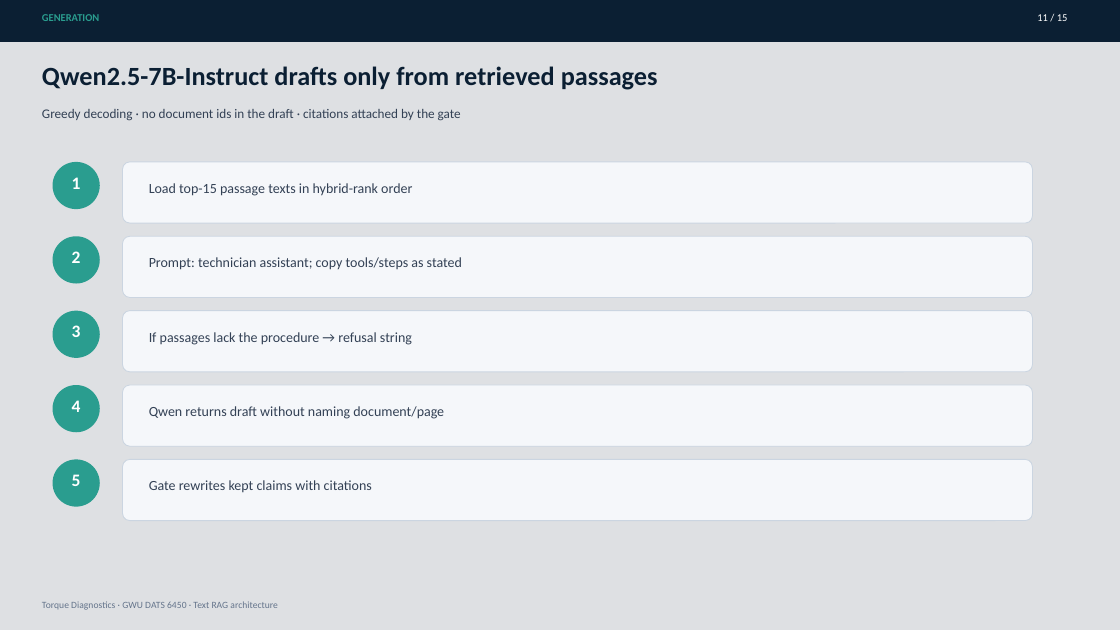
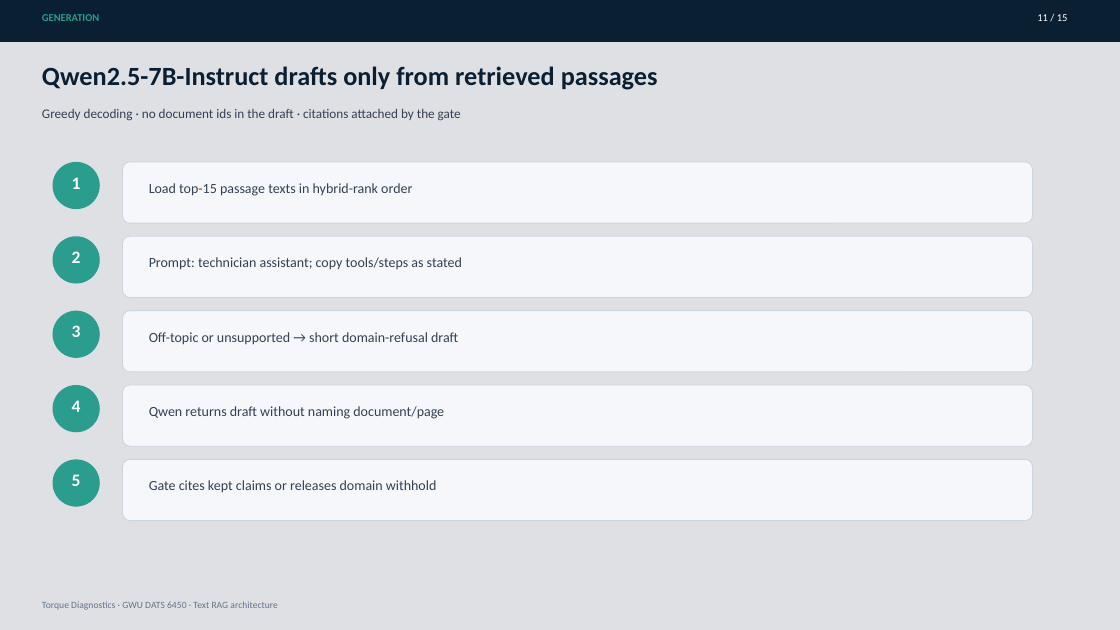
Before and after one commit to DhanushGWU1995/torque-diagnostics, a slide deck: slide 11 of docs/architecture-deck/Torque-Diagnostics-Architecture.pptx. Drawn at 1120x630 pixels with LibreOffice and Linux fonts; fonts in the diff are those of the drawing; background and template pictures are left out. Boxes give left, top, right and bottom in pixels: in the first picture for what was removed or moved away, otherwise in the second. Text is boxed around its words. In the diff, an @@ line names an element or a change of style, - is before the commit and + after.

Commit message:
Document domain-restricted withhold in README, pipeline guide, and architecture deck.
Align slides and narrative with the confidence-gate refusal for off-topic or unsupported questions.

```diff
--- a/docs/architecture-deck/Torque-Diagnostics-Architecture.pptx
+++ b/docs/architecture-deck/Torque-Diagnostics-Architecture.pptx
@@ text at (x1=149, y1=332, x2=458, y2=345): text changed @@
-If passages lack the procedure → refusal string
+Off-topic or unsupported → short domain-refusal draft
@@ text at (x1=149, y1=480, x2=436, y2=493): text changed @@
-Gate rewrites kept claims with citations
+Gate cites kept claims or releases domain withhold
```
Also in this commit, not shown: 8 other slides changed, 4 other files.
